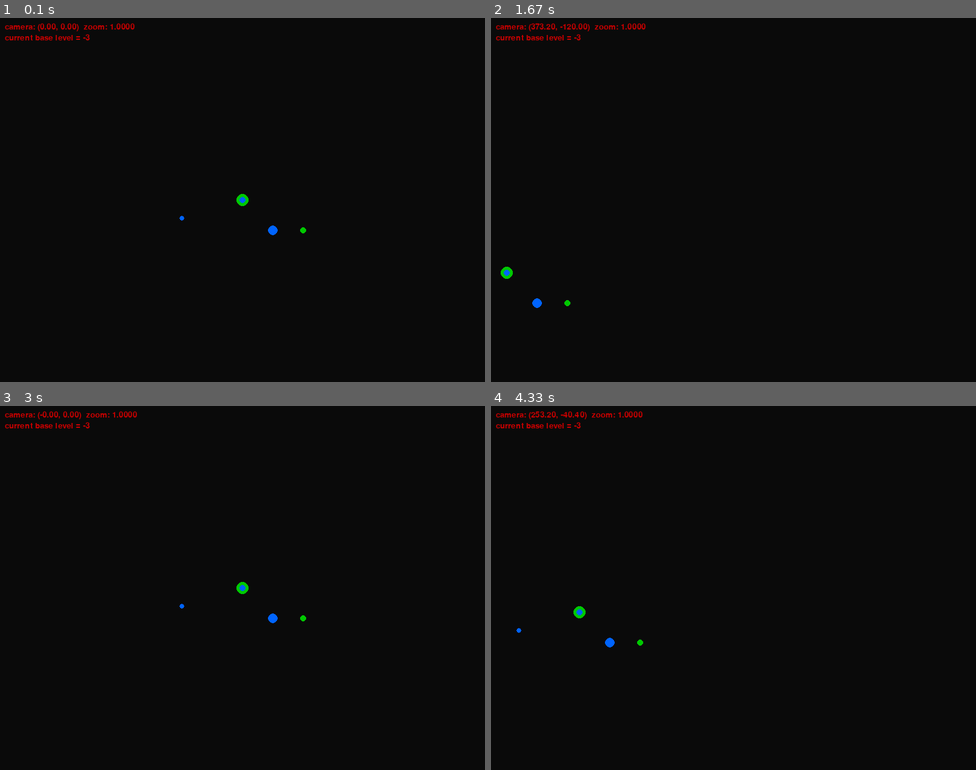
Above: before the commit, frames 1-4 (two rows, left to right).
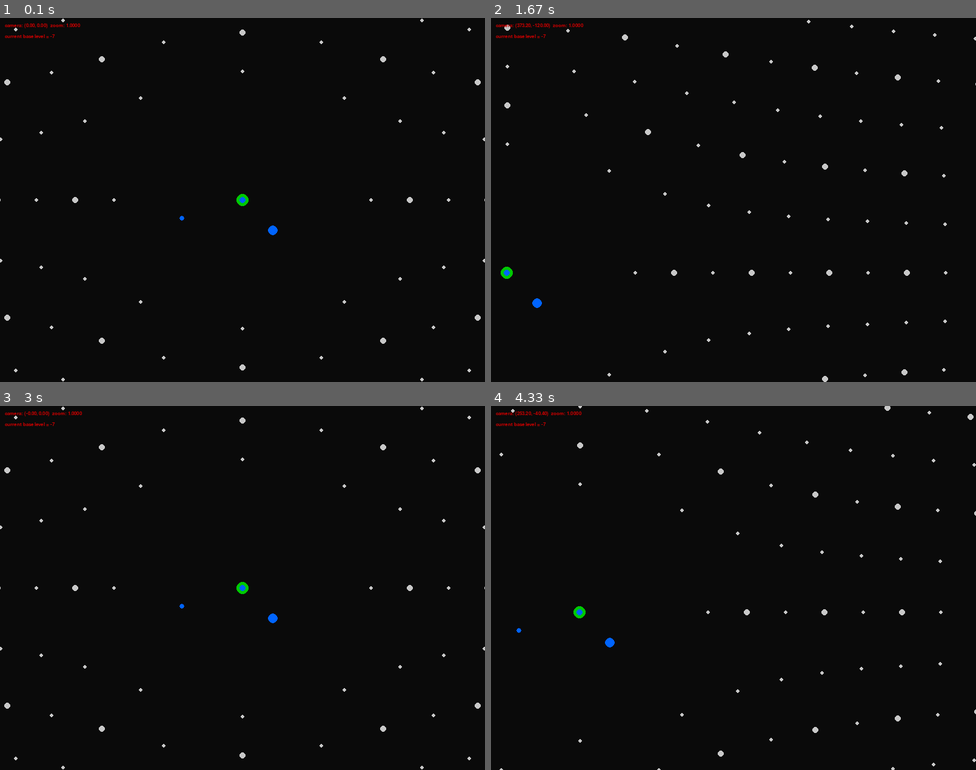
Above: after the commit, the same moments.

Repository: Rigo2000/spacetimecurves
Game: pygame game, started from python1.py
Same seed, same stepped clock (60 frames per second), same inputs: the game is played once before the commit and once after it.
Inputs (mouse positions are in pixels of both pictures, inside the frame that each line leads up to):
- Up to frame 1 (0.1 s): no input
- Up to frame 2 (1.67 s): hold Right 0.33-0.8 s; move the mouse to (714, 214) at 0.37 s; hold Up 0.83-1.13 s; hold Right 1.17-1.63 s
- Up to frame 3 (3 s): hold Left 1.67-2.2 s; hold Down 2.23-2.53 s; hold Left 2.57-2.97 s
- Up to frame 4 (4.33 s): hold Up 3-3.37 s; hold Right 3.4-4.03 s; hold Down from 4.07 s (still down)

The runs differ from the first frame. In frame 1, 0.8% of the frame differs, in the area x 0-100%, y 0-100%; in frame 2, 1.0%, in the area x 1-100%, y 0-100%; in frame 3, 0.8%; in frame 4, 0.9%.

Commit message:
Points are displaced with option of coord text for each point

Diff:
--- a/python1.py
+++ b/python1.py
@@ -4,17 +4,17 @@
 WIDTH, HEIGHT = 800, 600
 screen = pygame.display.set_mode((WIDTH, HEIGHT))
 clock = pygame.time.Clock()
-font = pygame.font.SysFont(None, 20)
+font = pygame.font.SysFont(None, 12)
 
 # Camera state
 camera_x, camera_y = 0.0, 0.0
 camera_zoom = 1.0
 
 # Grid constants
-BASE_SPACING = 10.0    # world spacing at absolute Level 0
+BASE_SPACING = 1.0    # world spacing at absolute Level 0
 TARGET_SPACING_PX = 100.0  # preferred on-screen spacing for "current level"
 MAX_REL_LEVELS = 2     # number of finer levels to draw
-R_MIN, R_MAX = 1.0, 3.0
+R_MIN, R_MAX = 1.0, 5.0
 
 class Particle:
     def __init__(self, world_x, world_y, size=5, color=(0, 100, 255)):
@@ -58,8 +58,7 @@
 
 bodies = [
     Body(0, 0, 5e24),          # like Earth
-    Body(100, 50, 2e24),       # another mass
-    Body(0, 0, 1.989e30, 10)   # like Sun
+    Body(0, 0, 1.989e29, 10)   # like Sun
 ]
 
 def displace_point(x, y, bodies):
@@ -121,6 +120,11 @@
             sx, sy = world_to_screen(x_disp, y_disp)
             if -10 <= sx <= WIDTH + 10 and -10 <= sy <= HEIGHT + 10:
                 pygame.draw.circle(screen, (200,200,200), (int(round(sx)), int(round(sy))), int(radius_px))
+
+                # Draw the coordinates next to the point
+                #coord_text = f"({x:.1f}, {y:.1f})"
+                #text_surf = font.render(coord_text, True, (255, 255, 255))
+                #screen.blit(text_surf, (sx, sy + 10))  # offset slightly from point
             y += spacing
         x += spacing
 
